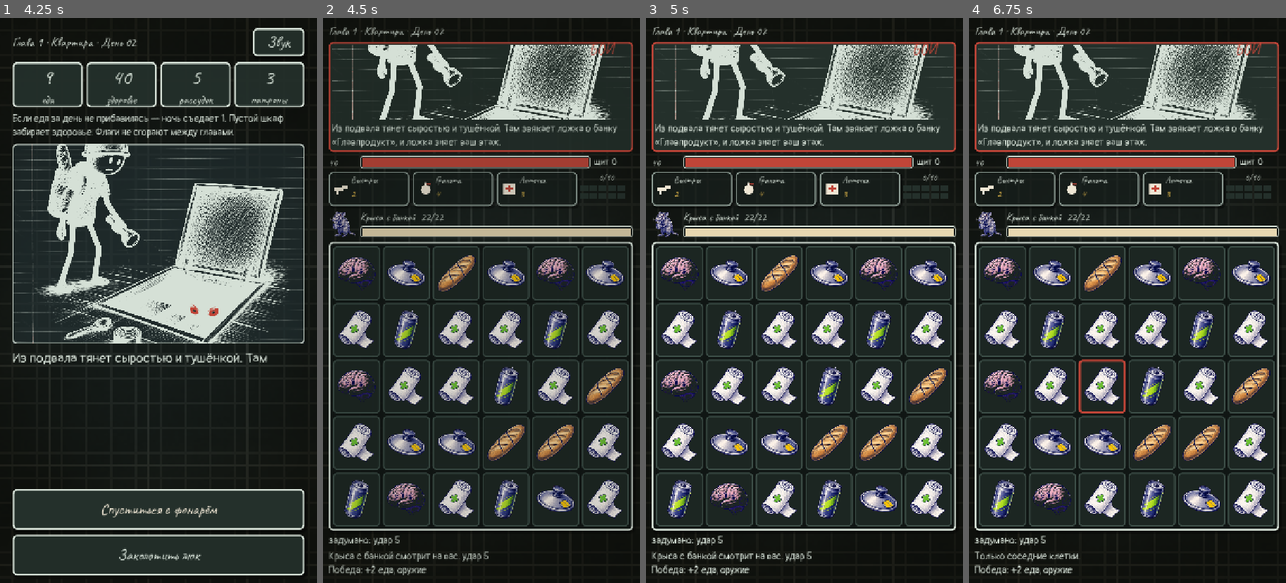
Above: before the commit, frames 1-4 (left to right).
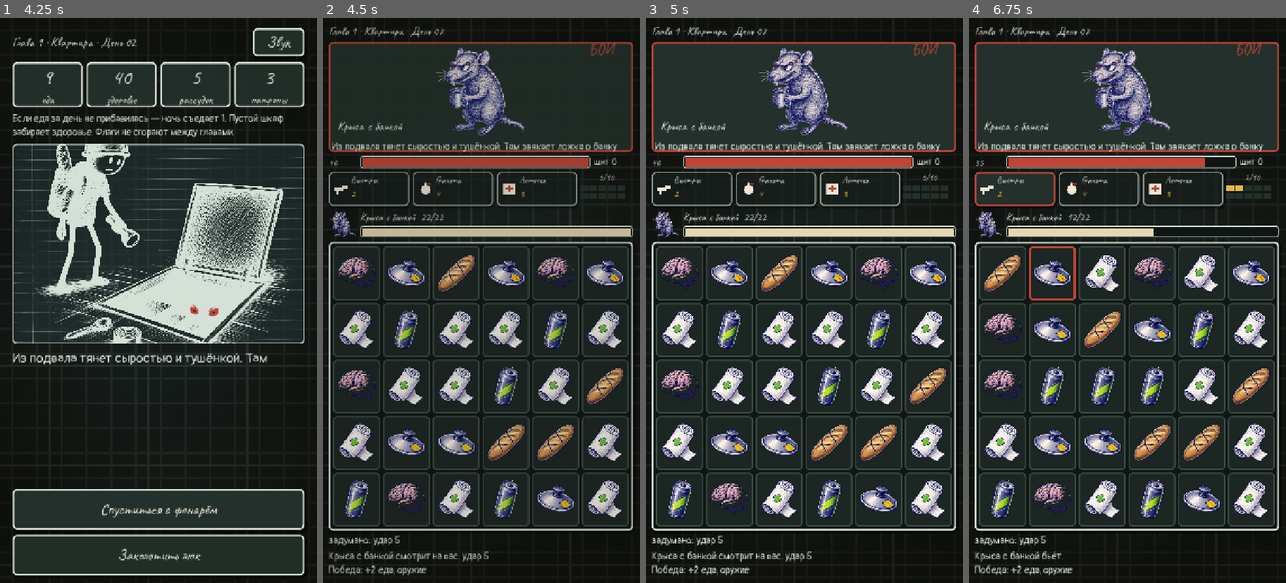
Above: after the commit, the same moments.

Repository: DmitriiGame/garlic_games
Game: Godot game, scene res://scenes/main.tscn
Two runs of this game, one before a commit and one after it. Both use one fixed random seed, a clock stepped at 60 frames per second and the inputs below. Sound files missing from this copy of the repository are replaced by a short silence.
Inputs (mouse positions are in pixels of both pictures, inside the frame that each line leads up to):
- Up to frame 1 (4.25 s): click "Начать" at 0.5 s; click "Звук" at 1.25 s; click "Тихо" at 2 s; click "Открыть на цепочку" at 2.75 s; click "Дальше" at 3.5 s
- Up to frame 2 (4.5 s): click "Спуститься с фонарём" at 4.25 s
- Up to frame 3 (5 s): no input
- Up to frame 4 (6.75 s): tap Enter at 5 s; move the mouse to (1197, 272) at 5.02 s; tap M at 5.1 s; click (1197, 272) at 5.17 s; tap Space at 5.27, 5.75 s; drag from (1064, 328) to (1111, 413) at 5.77 s; click (1016, 187) at 6.52 s

Frame 1 is identical in both runs. In frame 2, 8.0% of the frame differs, in the area x 2-97%, y 4-24%; in frame 3, 8.1%; in frame 4, 15%, in the area x 1-98%, y 4-97%.

Commit message:
Read battle swipes from touch events and show the mob.
Android sends screen touches, so a mouse-only board never saw the drag. The swap now starts once the finger moves a third of a cell, and the card shows that enemy's sprite.

Co-authored-by: DmitriiGame <DmitriiGame@users.noreply.github.com>

Diff:
--- a/door/scripts/battle_view.gd
+++ b/door/scripts/battle_view.gd
@@ -10,6 +10,8 @@
 var header: Label
 var story: Label
 var photo: TextureRect
+var card_name: Label
+var ink_mat: ShaderMaterial
 var hero_fill: ColorRect
 var hero_label: Label
 var shield_label: Label
@@ -29,6 +31,13 @@
 var pressing := false
 var drag_from := Vector2i(-1, -1)
 var last_gesture_ms := 0
+var gesture_pointer := -2
+var gesture_from := Vector2i(-1, -1)
+var gesture_origin := Vector2.ZERO
+var gesture_fired := false
+var cell_span := 72.0
+var last_touch_ms := 0
+var last_kind := ""
 var display: Font
 var body: Font
 
@@ -85,7 +94,7 @@
 	inner.add_theme_constant_override("separation", 6)
 	card.add_child(inner)
 	var art := Control.new()
-	art.custom_minimum_size = Vector2(0, 168)
+	art.custom_minimum_size = Vector2(0, 210)
 	art.size_flags_vertical = Control.SIZE_EXPAND_FILL
 	art.clip_contents = false
 	inner.add_child(art)
@@ -94,12 +103,20 @@
 	photo.expand_mode = TextureRect.EXPAND_IGNORE_SIZE
 	photo.stretch_mode = TextureRect.STRETCH_KEEP_ASPECT_COVERED
 	photo.mouse_filter = Control.MOUSE_FILTER_IGNORE
-	var mat := ShaderMaterial.new()
-	mat.shader = preload("res://shaders/ink_photo.gdshader")
-	mat.set_shader_parameter("ink", Palette.INK)
-	mat.set_shader_parameter("marker", Palette.MARKER)
-	photo.material = mat
+	photo.stretch_mode = TextureRect.STRETCH_KEEP_ASPECT_CENTERED
+	ink_mat = ShaderMaterial.new()
+	ink_mat.shader = preload("res://shaders/ink_photo.gdshader")
+	ink_mat.set_shader_parameter("ink", Palette.INK)
+	ink_mat.set_shader_parameter("marker", Palette.MARKER)
 	art.add_child(photo)
+	card_name = _line("", 28, display)
+	card_name.set_anchors_preset(Control.PRESET_BOTTOM_LEFT)
+	card_name.offset_left = 12
+	card_name.offset_top = -44
+	card_name.offset_right = 420
+	card_name.offset_bottom = -8
+	card_name.mouse_filter = Control.MOUSE_FILTER_IGNORE
+	art.add_child(card_name)
 	var stamp := _line("БОЙ", 36, display)
 	stamp.add_theme_color_override("font_color", Palette.MARKER)
 	stamp.set_anchors_preset(Control.PRESET_TOP_RIGHT)
@@ -112,7 +129,7 @@
 	stamp.mouse_filter = Control.MOUSE_FILTER_IGNORE
 	art.add_child(stamp)
 	story = _line("", 22, body)
-	story.max_lines_visible = 3
+	story.max_lines_visible = 2
 	inner.add_child(story)
 	return card
 
@@ -226,6 +243,7 @@
 	var tray := Panel.new()
 	tray.size_flags_vertical = Control.SIZE_EXPAND_FILL
 	tray.size_flags_stretch_ratio = 1.4
+	tray.mouse_filter = Control.MOUSE_FILTER_IGNORE
 	tray.add_theme_stylebox_override("panel", _frame(Color("101614"), Palette.INK, 4))
 	var inset := MarginContainer.new()
 	inset.set_anchors_preset(Control.PRESET_FULL_RECT)
@@ -233,6 +251,7 @@
 		inset.add_theme_constant_override("margin_" + side, 10)
 	tray.add_child(inset)
 	grid = GridContainer.new()
+	grid.mouse_filter = Control.MOUSE_FILTER_IGNORE
 	grid.columns = 6
 	grid.size_flags_horizontal = Control.SIZE_EXPAND_FILL
 	grid.size_flags_vertical = Control.SIZE_EXPAND_FILL
@@ -268,9 +287,7 @@
 		return
 	header.text = Game.header_text()
 	story.text = Game.battle_blurb()
-	var image := str(Game.last_reveal.get("image", ""))
-	if image != "" and ResourceLoader.exists(image):
-		photo.texture = load(image)
+	_show_enemy_card(fight)
 	var hero_max := maxi(1, int(fight.hero_max()))
 	hero_label.text = "%d" % int(fight.hp)
 	shield_label.text = "щит %d" % int(fight.shield)
@@ -310,37 +327,142 @@
 	call_deferred("_publish_debug")
 
 
+func _show_enemy_card(fight) -> void:
+	var enemy_id := str(fight.enemy.get("id", ""))
+	var subtype := str(fight.enemy.get("subtype", "a"))
+	card_name.text = str(fight.enemy.get("name", ""))
+	if enemy_id == "pigeon":
+		photo.material = ink_mat
+		photo.stretch_mode = TextureRect.STRETCH_KEEP_ASPECT_COVERED
+		var image := str(Game.last_reveal.get("image", ""))
+		photo.texture = load(image) if image != "" and ResourceLoader.exists(image) else null
+		return
+	photo.material = null
+	photo.stretch_mode = TextureRect.STRETCH_KEEP_ASPECT_CENTERED
+	var sprite := _portrait("%s_%s" % [enemy_id, subtype])
+	if sprite == null:
+		photo.material = ink_mat
+		photo.stretch_mode = TextureRect.STRETCH_KEEP_ASPECT_COVERED
+		var fallback := str(Game.last_reveal.get("image", ""))
+		photo.texture = load(fallback) if fallback != "" and ResourceLoader.exists(fallback) else null
+	else:
+		photo.texture = sprite
+
+
 func _input(event: InputEvent) -> void:
 	if not is_visible_in_tree() or Game.battle == null or Game.battle.over:
 		return
-	if not (event is InputEventMouseButton):
-		return
-	var mouse := event as InputEventMouseButton
-	if mouse.button_index != MOUSE_BUTTON_LEFT:
-		return
+	if event is InputEventScreenTouch:
+		_on_screen_touch(event as InputEventScreenTouch)
+		return
+	if event is InputEventScreenDrag:
+		_on_screen_drag(event as InputEventScreenDrag)
+		return
+	if Time.get_ticks_msec() < last_touch_ms:
+		if event is InputEventMouseButton or event is InputEventMouseMotion:
+			get_viewport().set_input_as_handled()
+		return
+	if event is InputEventMouseButton and (event as InputEventMouseButton).button_index == MOUSE_BUTTON_LEFT:
+		_on_mouse_button(event as InputEventMouseButton)
+	elif event is InputEventMouseMotion and gesture_pointer == -1:
+		_move((event as InputEventMouseMotion).position)
+
+
+func _on_screen_touch(touch: InputEventScreenTouch) -> void:
+	var pos := _viewport_point(touch.position)
+	if touch.pressed:
+		var cell := _cell_at(pos)
+		if cell.x < 0:
+			return
+		if _begin(cell, pos, touch.index, "touch"):
+			get_viewport().set_input_as_handled()
+		return
+	if touch.index != gesture_pointer:
+		return
+	_end(_viewport_point(touch.position))
+	get_viewport().set_input_as_handled()
+
+
+func _on_screen_drag(drag: InputEventScreenDrag) -> void:
+	if drag.index != gesture_pointer:
+		return
+	_move(_viewport_point(drag.position))
+	get_viewport().set_input_as_handled()
+
+
+func _on_mouse_button(mouse: InputEventMouseButton) -> void:
+	var pos := _viewport_point(mouse.position)
 	if mouse.pressed:
-		var cell := _cell_at(mouse.position)
+		var cell := _cell_at(pos)
 		if cell.x < 0:
-			pressing = false
 			return
 		if Time.get_ticks_msec() - last_gesture_ms < 90:
-			pressing = false
 			get_viewport().set_input_as_handled()
 			return
-		pressing = true
-		drag_from = cell
+		if _begin(cell, pos, -1, "mouse"):
+			pressing = true
+			get_viewport().set_input_as_handled()
+		return
+	if gesture_pointer != -1:
+		return
+	pressing = false
+	_end(pos)
+	get_viewport().set_input_as_handled()
+
+
+func _begin(cell: Vector2i, pos: Vector2, pointer: int, kind: String) -> bool:
+	_update_cell_span()
+	gesture_pointer = pointer
+	gesture_from = cell
+	gesture_origin = pos
+	gesture_fired = false
+	drag_from = cell
+	last_kind = kind
+	if pointer >= 0:
+		last_touch_ms = Time.get_ticks_msec() + 500
+	refresh()
+	return true
+
+
+func _move(pos: Vector2) -> void:
+	if gesture_fired or gesture_from.x < 0:
+		return
+	var delta := pos - gesture_origin
+	var limit := cell_span * 0.33
+	if absf(delta.x) < limit and absf(delta.y) < limit:
+		return
+	var dest := gesture_from
+	if absf(delta.x) >= absf(delta.y):
+		dest.y += 1 if delta.x > 0.0 else -1
+	else:
+		dest.x += 1 if delta.y > 0.0 else -1
+	if dest.x < 0 or dest.y < 0 or dest.x >= 5 or dest.y >= 6:
+		return
+	gesture_fired = true
+	last_gesture_ms = Time.get_ticks_msec()
+	_commit_swap(gesture_from, dest)
+
+
+func _end(pos: Vector2) -> void:
+	var from := gesture_from
+	var fired := gesture_fired
+	gesture_pointer = -2
+	gesture_from = Vector2i(-1, -1)
+	drag_from = Vector2i(-1, -1)
+	gesture_fired = false
+	if fired or from.x < 0:
 		refresh()
-		get_viewport().set_input_as_handled()
-		return
-	if not pressing:
-		return
-	pressing = false
-	last_gesture_ms = Time.get_ticks_msec()
-	var landed := _cell_at(mouse.position)
-	var origin := drag_from
-	drag_from = Vector2i(-1, -1)
-	get_viewport().set_input_as_handled()
-	_release(origin, landed)
+		return
+	_release(from, _cell_at(pos))
+
+
+func _update_cell_span() -> void:
+	if cell_panels.is_empty():
+		return
+	var size := (cell_panels[0] as Control).get_global_rect().size
+	var span := minf(size.x, size.y)
+	if span >= 8.0:
+		cell_span = span
 
 
 func _release(origin: Vector2i, landed: Vector2i) -> void:
@@ -402,11 +524,37 @@
 	finished.emit(Game.battle.victory)
 
 
+func _viewport_point(point: Vector2) -> Vector2:
+	if _hits_board(point):
+		return point
+	var win := Vector2(DisplayServer.window_get_size())
+	var view := get_viewport().get_visible_rect().size
+	if win.x > 2.0 and view.x > 2.0 and (absf(win.x - view.x) > 2.0 or absf(win.y - view.y) > 2.0):
+		var scaled := Vector2(point.x / win.x * view.x, point.y / win.y * view.y)
+		if _hits_board(scaled):
+			return scaled
+	return point
+
+
+func _hits_board(point: Vector2) -> bool:
+	if grid != null and grid.get_global_rect().grow(12.0).has_point(point):
+		return true
+	return _cell_at(point).x >= 0
+
+
 func _cell_at(point: Vector2) -> Vector2i:
+	var nearest := Vector2i(-1, -1)
+	var nearest_d := 1.0e12
 	for i in cell_panels.size():
-		var panel: Control = cell_panels[i]
-		if panel.get_global_rect().has_point(point):
+		var rect := (cell_panels[i] as Control).get_global_rect()
+		if rect.has_point(point):
 			return Vector2i(i / 6, i % 6)
+		var dist := rect.get_center().distance_squared_to(point)
+		if dist < nearest_d:
+			nearest_d = dist
+			nearest = Vector2i(i / 6, i % 6)
+	if grid != null and grid.get_global_rect().grow(12.0).has_point(point):
+		return nearest
 	return Vector2i(-1, -1)
 
 
@@ -432,7 +580,7 @@
 		log = str(fight.log_line).replace("'", "").replace("\n", " ")
 		hp = int(fight.hp)
 		over = bool(fight.over)
-	var js := "window.DOOR_CELLS='%s';window.DOOR_LOG='%s';window.DOOR_HP=%d;window.DOOR_OVER=%s;" % ["|".join(bits), log, hp, "true" if over else "false"]
+	var js := "window.DOOR_CELLS='%s';window.DOOR_LOG='%s';window.DOOR_HP=%d;window.DOOR_OVER=%s;window.DOOR_KIND='%s';" % ["|".join(bits), log, hp, "true" if over else "false", last_kind]
 	JavaScriptBridge.eval(js, true)
 
 
--- a/door/scripts/main.gd
+++ b/door/scripts/main.gd
@@ -1008,7 +1008,9 @@
 	await _shot("06-chapter2")
 	Game.start_run(4)
 	Game.day = 8
-	if Game.by_id.has("window"):
+	if Game.by_id.has("basement"):
+		Game.pending = Game.by_id["basement"]
+	elif Game.by_id.has("window"):
 		Game.pending = Game.by_id["window"]
 	_show_day()
 	_on_choice("a")
Not shown, changed: door/export_presets.cfg
